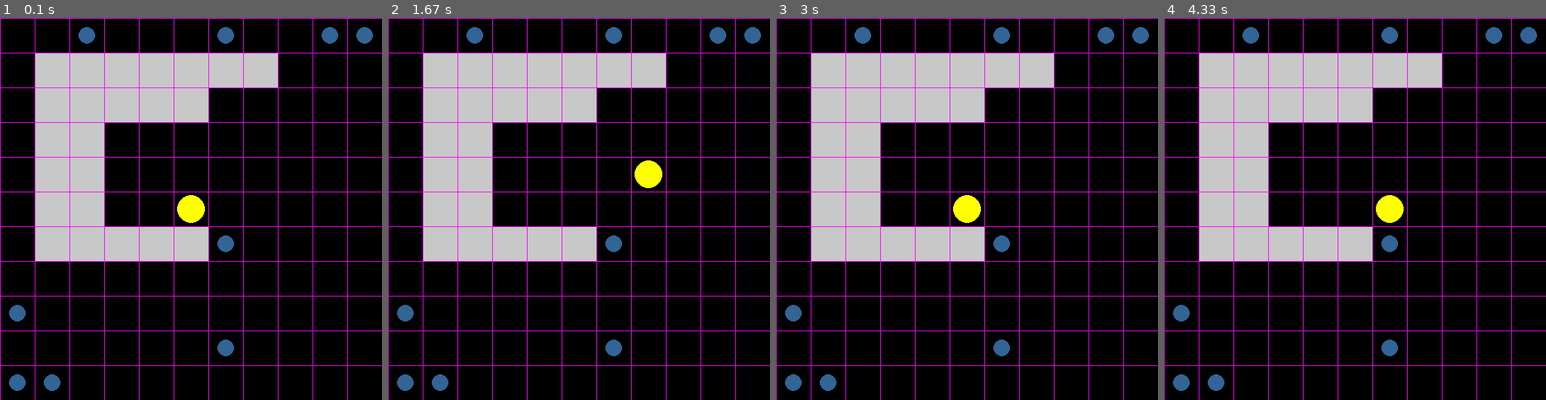
Above: before the commit, frames 1-4 (left to right).
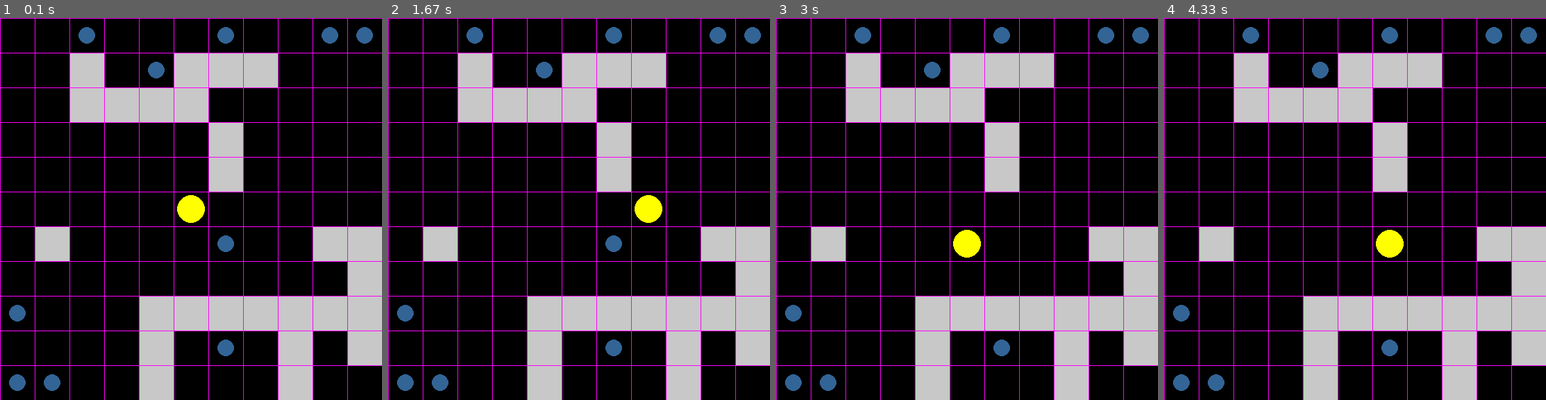
Above: after the commit, the same moments.

Repository: ryabinin13/pacman
Game: pygame game, started from pacman.py
The game is run twice, just before and just after one commit, with the same random seed, the same clock (stepped at 60 frames per second) and the same inputs.
Inputs:
- Up to frame 1 (0.1 s): no input
- Up to frame 2 (1.67 s): hold Right 0.33-0.8 s; hold Up 0.83-1.13 s; hold Right 1.17-1.63 s
- Up to frame 3 (3 s): hold Left 1.67-2.2 s; hold Down 2.23-2.53 s; hold Left 2.57-2.97 s
- Up to frame 4 (4.33 s): hold Up 3-3.37 s; hold Right 3.4-4.03 s; hold Down from 4.07 s (still down)

The runs differ from the first frame. In frame 1, 25% of the frame differs, in the area x 9-100%, y 9-100%; in frame 2, 25%; in frame 3, 25%; in frame 4, 25%.

Commit message:
улучшил алгоритм построения стен

Diff:
--- a/maps.txt
+++ b/maps.txt
@@ -1,7 +1,7 @@
-[90, 300] [120, 300] [150, 300] [180, 300] [210, 300] [240, 300] [90, 270] [90, 240] [90, 210] [90, 180] [90, 150] [90, 120] [540, 210] [510, 210] [480, 210] [450, 210] [420, 210] [390, 210] [360, 210] [330, 210] [540, 180] [540, 150] [540, 120] [540, 240] [540, 270] [540, 300] [540, 330] [540, 360] [540, 390] [540, 420] [540, 450] [540, 480] [120, 420] [150, 420] [180, 420] [120, 390] [120, 360] [120, 330] [120, 450] [120, 480] [210, 120] [240, 120] [270, 120] [300, 120] [330, 120] [180, 120] [210, 150] [210, 180] [210, 210] [30, 570] [60, 570] [90, 570]
-[0, 540] [30, 540] [60, 540] [90, 540] [120, 540] [480, 240] [450, 240] [420, 240] [390, 240] [360, 240] [330, 240] [300, 240] [270, 240] [240, 240] [210, 240] [480, 210] [480, 180] [480, 150] [480, 120] [480, 270] [480, 300] [480, 330] [480, 360] [480, 390] [480, 420] [480, 450] [480, 480] [600, 270] [600, 240] [600, 210] [600, 180] [600, 150] [120, 210] [150, 210] [180, 210] [210, 210] [120, 180] [120, 150] [120, 240] [120, 270] [120, 300] [120, 330] [570, 420] [540, 420] [510, 420] [480, 420] [450, 420] [420, 420] [390, 420] [360, 420] [570, 390] [570, 360] [570, 330] [570, 300] [570, 270] [570, 240]
-[540, 30] [540, 60] [540, 90] [540, 120] [540, 150] [540, 180] [240, 390] [270, 390] [300, 390] [330, 390] [360, 390] [390, 390] [420, 390] [450, 390] [480, 390] [210, 390] [180, 390] [150, 390] [120, 390] [240, 420] [240, 450] [240, 480] [270, 570] [240, 570] [210, 570] [180, 570] [150, 570] [120, 570] [270, 540] [30, 150] [60, 150] [90, 150] [120, 150] [150, 150] [180, 150] [210, 150] [30, 180] [30, 210] [30, 240] [30, 270] [30, 300] [150, 480] [180, 480] [210, 480] [240, 480] [270, 480] [300, 480] [120, 480] [150, 450] [150, 420] [150, 390]
-[180, 240] [210, 240] [240, 240] [270, 240] [300, 240] [150, 240] [120, 240] [180, 270] [180, 300] [180, 330] [180, 360] [180, 390] [180, 420] [540, 150] [510, 150] [480, 150] [450, 150] [420, 150] [390, 150] [360, 150] [330, 150] [300, 150] [270, 150] [540, 180] [180, 390] [210, 390] [240, 390] [270, 390] [300, 390] [330, 390] [180, 420] [180, 450] [180, 480] [60, 390] [90, 390] [120, 390] [150, 390] [180, 390] [60, 360] [60, 330] [60, 300] [60, 270] [60, 240] [450, 90]
-[390, 120] [420, 120] [450, 120] [480, 120] [360, 120] [330, 120] [300, 120] [270, 120] [240, 120] [390, 150] [390, 180] [390, 210] [390, 240] [390, 270] [390, 300] [30, 210] [60, 210] [90, 210] [120, 210] [150, 210] [180, 210] [210, 210] [240, 210] [270, 210] [300, 210] [30, 180] [30, 150] [30, 120] [30, 240] [30, 270] [30, 300] [30, 330] [30, 360] [30, 390] [30, 420] [30, 450] [150, 150] [150, 120] [360, 240] [390, 240] [420, 240] [450, 240] [480, 240] [330, 240] [300, 240] [270, 240] [240, 240] [210, 240] [180, 240] [150, 240] [120, 240] [360, 210] [360, 180] [360, 150] [360, 120] [360, 270] [360, 300] [360, 330] [360, 360] [180, 270] [210, 270] [240, 270] [270, 270] [300, 270] [330, 270] [360, 270] [390, 270] [420, 270] [150, 270] [120, 270] [180, 240] [180, 300]
-[480, 90] [450, 90] [420, 90] [390, 90] [480, 120] [480, 150] [480, 180] [480, 210] [480, 240] [480, 270] [480, 300] [480, 330] [90, 60] [120, 60] [150, 60] [180, 60] [210, 60] [240, 60] [270, 60] [300, 60] [90, 90] [90, 120] [90, 150] [570, 510] [540, 510] [510, 510] [480, 510] [450, 510] [420, 510] [390, 510] [570, 480] [570, 450] [570, 420] [570, 390] [480, 420] [450, 420] [420, 420] [390, 420] [480, 450] [480, 480] [0, 150] [30, 150] [60, 150] [90, 150] [120, 150] [150, 150] [180, 150] [210, 150] [240, 150] [0, 120] [0, 180]
-[210, 90] [240, 90] [270, 90] [300, 90] [330, 90] [360, 90] [180, 90] [150, 90] [120, 90] [390, 60] [420, 60] [450, 60] [480, 60] [360, 60] [330, 60] [300, 60] [270, 60] [240, 60] [210, 60] [180, 60] [150, 60] [390, 90] [390, 120] [390, 150] [390, 180] [390, 210] [390, 540] [420, 540] [450, 540] [480, 540] [360, 540] [330, 540] [300, 540] [270, 540] [240, 540] [210, 540] [180, 540] [150, 540] [120, 540] [390, 510] [390, 480] [390, 450] [390, 420] [390, 390] [390, 360] [390, 330] [390, 300] [90, 360] [120, 360] [180, 390] [210, 390] [240, 390] [270, 390] [300, 390] [330, 390] [180, 360] [180, 330] [180, 300] [180, 420] [180, 450] [180, 480]
+[200, 50] [250, 50] [500, 450] [500, 500] [350, 350] [300, 350] [250, 350] [200, 350] [150, 350] [450, 100] [400, 100] [350, 100] [450, 50] [450, 150] [450, 200] [100, 200] [150, 200] [200, 200] [250, 200] [300, 200] [50, 200] [100, 250] [0, 200] [50, 200] [100, 200] [150, 200] [200, 200] [0, 150] [0, 250] [300, 450] [250, 450] [200, 450] [300, 400] [300, 350] [300, 500]
+[0, 200] [50, 200] [0, 150] [0, 100] [0, 200] [0, 150] [0, 100] [0, 250] [0, 300] [0, 350] [0, 500] [50, 500] [300, 200] [250, 200] [200, 200] [300, 250] [300, 300] [300, 350] [100, 50] [150, 50] [250, 400] [300, 400] [200, 400] [250, 450] [250, 500] [500, 100] [400, 100] [450, 100] [500, 100] [350, 100] [300, 100] [400, 50]
+[100, 300] [400, 350] [450, 350] [350, 350] [300, 350] [250, 350] [50, 350] [100, 350] [150, 350] [50, 400] [250, 50] [200, 50] [150, 50] [50, 500] [50, 450] [50, 400] [50, 350] [300, 100] [300, 150] [300, 200] [300, 250] [300, 250] [350, 250] [400, 250] [450, 250] [300, 200] [50, 100] [100, 100] [50, 150] [50, 200] [50, 250]
+[50, 50] [100, 50] [150, 50] [200, 50] [50, 100] [450, 0] [500, 0] [400, 0] [350, 0] [450, 50] [450, 100] [450, 150] [150, 100] [250, 100] [50, 100] [100, 50] [100, 150] [100, 200] [100, 250] [150, 300] [150, 250] [150, 350] [150, 400] [150, 450] [300, 0] [350, 0] [250, 0] [200, 0] [0, 50] [100, 250] [100, 350] [150, 300] [200, 300] [250, 300] [300, 300] [150, 250] [150, 350]
+[100, 350] [100, 300] [500, 50] [450, 50] [500, 100] [500, 150] [100, 150] [50, 150] [500, 350] [500, 300] [500, 400] [500, 450] [500, 500] [450, 350] [500, 350] [400, 350] [350, 350] [450, 250] [350, 400] [350, 350] [350, 300] [350, 250] [350, 500] [300, 500] [50, 350] [100, 350] [150, 350] [50, 250] [50, 400]
+[50, 500] [100, 500] [150, 500] [200, 500] [350, 400] [300, 400] [250, 400] [350, 350] [350, 300] [400, 150] [350, 150] [400, 100] [400, 200] [400, 250] [0, 400] [50, 400] [50, 150] [100, 150] [50, 350] [100, 350] [150, 350] [50, 400] [450, 50] [500, 50] [400, 50] [450, 150] [50, 200] [50, 150] [50, 100]
+[200, 300] [250, 300] [300, 300] [350, 300] [150, 300] [250, 100] [300, 100] [350, 100] [400, 100] [200, 100] [150, 100] [250, 50] [350, 500] [400, 500] [450, 500] [300, 500] [250, 500] [200, 500] [100, 0] [150, 0] [50, 0] [100, 50] [100, 100] [100, 150] [350, 50] [250, 50] [300, 100] [300, 150] [300, 200] [0, 300] [50, 300] [0, 250] [0, 350] [0, 400] [450, 500] [400, 500] [350, 500] [300, 500] [450, 450] [250, 50] [300, 100]
--- a/pacman.py
+++ b/pacman.py
@@ -1,3 +1,5 @@
+import math
+
 import pygame
 import random
 pygame.init()
@@ -61,7 +63,6 @@
             file.write('\n')
     except:
         print("Ошибка")
-
 
 def read_list_from_line(filename, line_number, separator=' '):
     result = []
@@ -81,11 +82,39 @@
     except:
         print("Ошибка")
 
+def check_block(walls, random_XY):
+    for w1 in walls:
+        if (random_XY[0] - SIZE_ONE_CELL == w1[0]) and (random_XY[1] == w1[1]):
+            for w2 in walls:
+                if (random_XY[0] - SIZE_ONE_CELL == w2[0]) and (random_XY[1] - SIZE_ONE_CELL == w2[1]):
+                    for w3 in walls:
+                        if (random_XY[0] == w3[0]) and (random_XY[1] - SIZE_ONE_CELL == w3[1]):
+                            return True
+            for w4 in walls:
+                if (random_XY[0] - SIZE_ONE_CELL == w4[0]) and (random_XY[1] + SIZE_ONE_CELL == w4[1]):
+                    for w5 in walls:
+                        if (random_XY[0] == w5[0]) and (random_XY[1] + SIZE_ONE_CELL == w5[1]):
+                            return True
+    for w6 in walls:
+        if (random_XY[0] + SIZE_ONE_CELL == w6[0]) and (random_XY[1] == w6[1]):
+            for w7 in walls:
+                if (random_XY[0] + SIZE_ONE_CELL == w7[0]) and (random_XY[1] - SIZE_ONE_CELL == w7[1]):
+                    for w8 in walls:
+                        if (random_XY[0] == w8[0]) and (random_XY[1] - SIZE_ONE_CELL == w8[1]):
+                            return True
+            for w9 in walls:
+                if (random_XY[0] + SIZE_ONE_CELL == w9[0]) and (random_XY[1] + SIZE_ONE_CELL == w9[1]):
+                    for w10 in walls:
+                        if (random_XY[0] == w10[0]) and (random_XY[1] + SIZE_ONE_CELL == w10[1]):
+                            return True
+    return False
+
+
 FPS = 60
 COUNT_OF_CELL = 11
 SIZE_ONE_CELL = 50
 SIZE = COUNT_OF_CELL * SIZE_ONE_CELL
-COUNT_OF_WALL =4
+COUNT_OF_WALL =8
 COUNT_OF_AWARDS = 10
 
 pacman = Pacman(SIZE/2, SIZE/2)
@@ -100,42 +129,51 @@
     random_XY = [random.randint(0, SIZE) for i in range(2)]
     random_XY = [random_XY[i] - random_XY[i] % SIZE_ONE_CELL for i in range(2)]
 
-    walls.append(random_XY)
-
-    pygame.draw.rect(sc, (200,200,200), (random_XY[0], random_XY[1], SIZE_ONE_CELL, SIZE_ONE_CELL))
-    random_right, random_left, random_up, random_down = [random.randint(0,5) for _ in range(4)]
+
+    if check_block(walls, random_XY) == False:
+        walls.append(random_XY)
+        pygame.draw.rect(sc, (200,200,200), (random_XY[0], random_XY[1], SIZE_ONE_CELL, SIZE_ONE_CELL))
+        random_right, random_left, random_up, random_down = [random.randint(0,4) for _ in range(4)]
+
 
     for r in range(1, random_right):
         coord = [random_XY[0] + r * SIZE_ONE_CELL, random_XY[1]]
         if coord[0] > SIZE-SIZE_ONE_CELL:
             continue
-        pygame.draw.rect(sc, (200, 200, 200), (coord[0], coord[1], SIZE_ONE_CELL, SIZE_ONE_CELL))
-        walls.append(coord)
+        elif check_block(walls, coord) == False:
+            pygame.draw.rect(sc, (200, 200, 200), (coord[0], coord[1], SIZE_ONE_CELL, SIZE_ONE_CELL))
+            walls.append(coord)
+
     for l in range(1, random_left):
         coord = [random_XY[0] -l * SIZE_ONE_CELL, random_XY[1]]
         if coord[0] < 0+SIZE_ONE_CELL:
             continue
-        pygame.draw.rect(sc, (200, 200, 200), (coord[0], coord[1], SIZE_ONE_CELL, SIZE_ONE_CELL))
-        walls.append(coord)
+        elif check_block(walls, coord) == False:
+            pygame.draw.rect(sc, (200, 200, 200), (coord[0], coord[1], SIZE_ONE_CELL, SIZE_ONE_CELL))
+            walls.append(coord)
     for u in range(1, random_up):
         coord = [random_XY[0], random_XY[1] -u * SIZE_ONE_CELL]
         if coord[1] < 0+SIZE_ONE_CELL:
             continue
-        pygame.draw.rect(sc, (200, 200, 200), (coord[0], coord[1], SIZE_ONE_CELL, SIZE_ONE_CELL))
-        walls.append(coord)
+        elif check_block(walls, coord) == False:
+            pygame.draw.rect(sc, (200, 200, 200), (coord[0], coord[1], SIZE_ONE_CELL, SIZE_ONE_CELL))
+            walls.append(coord)
     for d in range(1, random_down):
         coord = [random_XY[0], random_XY[1] +d * SIZE_ONE_CELL]
         if coord[1] > SIZE-SIZE_ONE_CELL:
             continue
-        pygame.draw.rect(sc, (200, 200, 200), (coord[0], coord[1], SIZE_ONE_CELL, SIZE_ONE_CELL))
-        walls.append(coord)
-
-print(len(walls))
-# walls_ = read_list_from_line('maps.txt', 6)
-# walls = []
-# for w in walls_:
-#     walls.append(list(w))
-
+        elif check_block(walls, coord) == False:
+            pygame.draw.rect(sc, (200, 200, 200), (coord[0], coord[1], SIZE_ONE_CELL, SIZE_ONE_CELL))
+            walls.append(coord)
+
+
+
+#walls_ = read_list_from_line('maps.txt', 8)
+#walls = []
+#for w in walls_:
+#    walls.append(list(w))
+walls_unique = list(set(tuple(w) for w in walls))
+print(len(walls_unique))
 
 for w in walls:
     pygame.draw.rect(sc, (200,200,200), (w[0], w[1], SIZE_ONE_CELL, SIZE_ONE_CELL))
